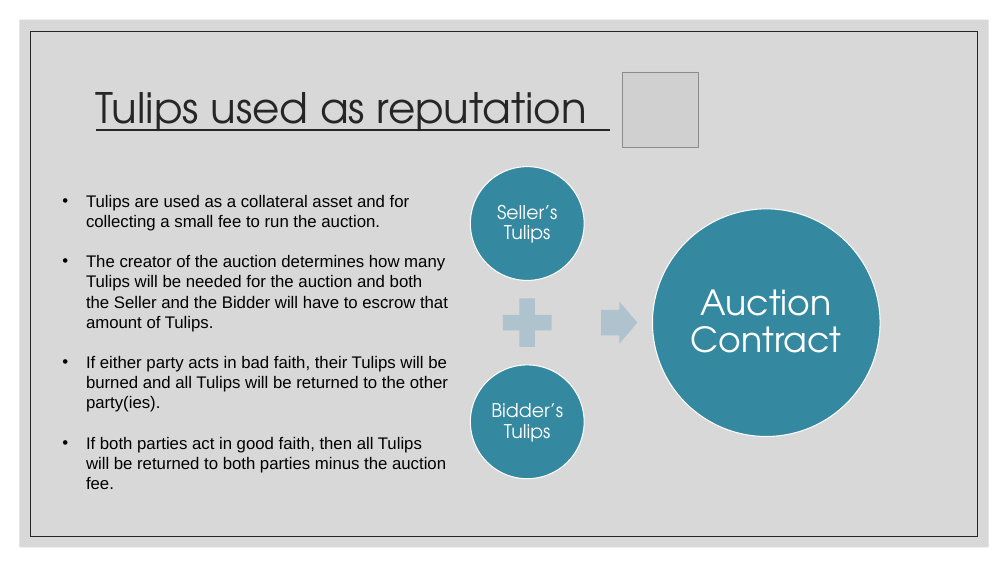
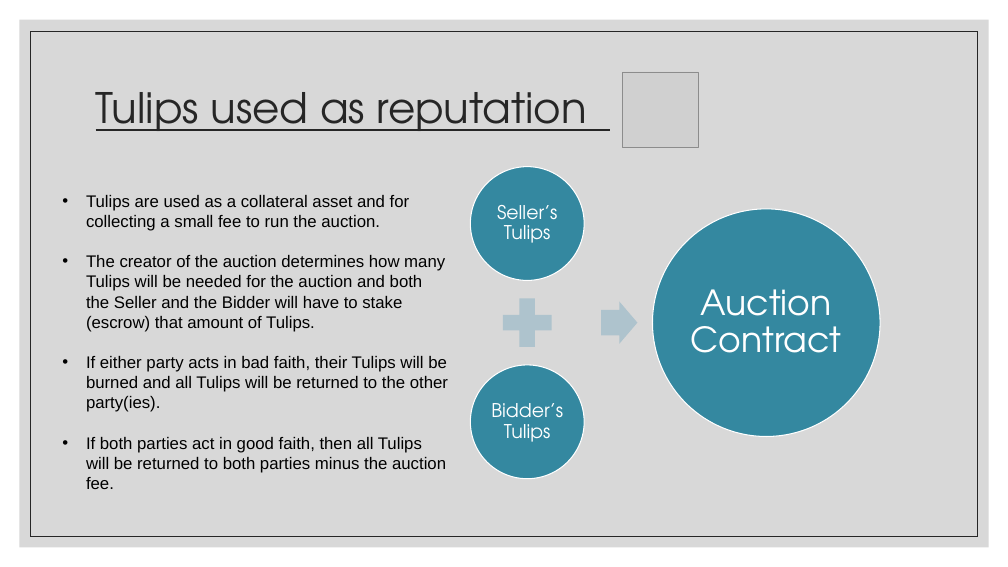
Before and after one commit to sudo-August/AuctionBlock-Chatbot, a slide deck: slide 4 of presentation/Auction Block.pptx. Drawn at 1008x567 pixels with LibreOffice and Linux fonts; fonts in the diff are those of the drawing; grey boxes stand for pictures. Boxes give left, top, right and bottom in pixels: in the first picture for what was removed or moved away, otherwise in the second. Text is boxed around its words. In the diff, an @@ line names an element or a change of style, - is before the commit and + after.

```diff
--- a/presentation/Auction Block.pptx
+++ b/presentation/Auction Block.pptx
@@ text at <box>86,255,445,332</box>: text changed @@
-• The creator of the auction determines how many Tulips will be needed for the auction and both the Seller and the Bidder will have to escrow that amount of Tulips.
+• The creator of the auction determines how many Tulips will be needed for the auction and both the Seller and the Bidder will have to stake (escrow) that amount of Tulips.
```
Also in this commit, not shown: 2 other slides changed, 2 other files.
